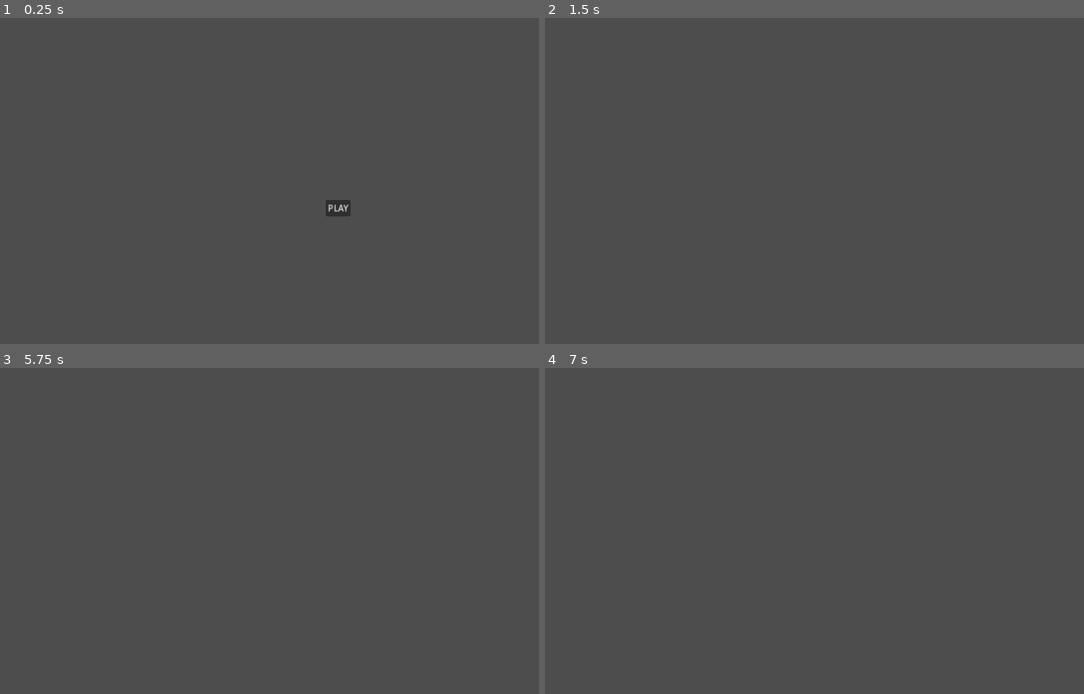
Above: before the commit, frames 1-4 (two rows, left to right).
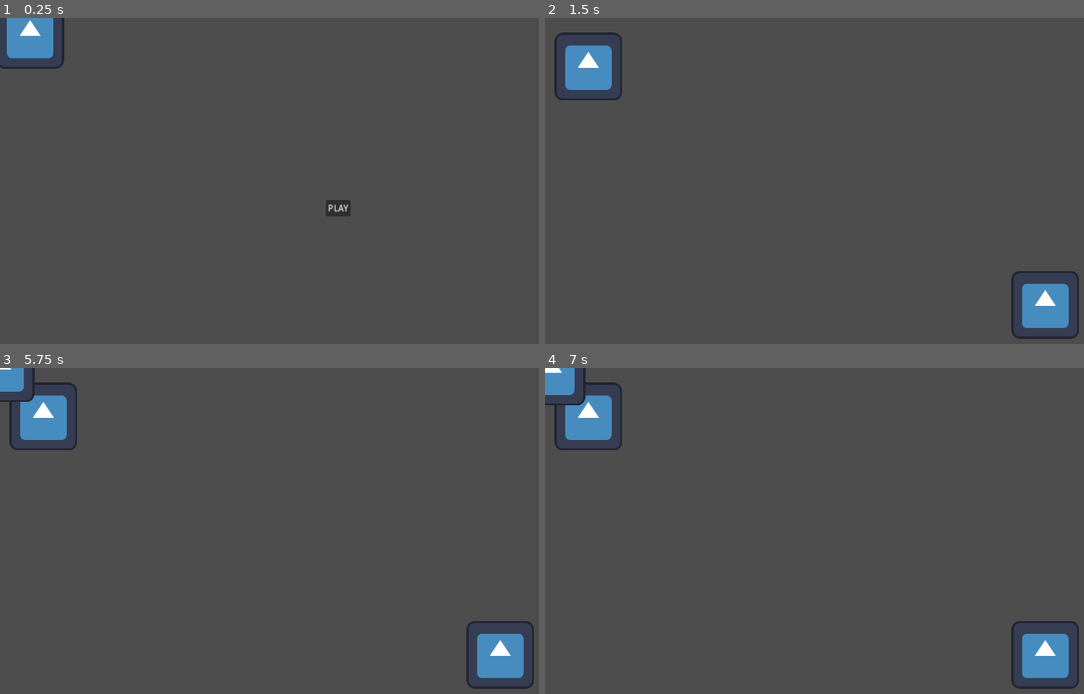
Above: after the commit, the same moments.

Repository: chip003/GDC-Lovefest
Game: Godot game, scene res://Scenes/MainMenu.tscn
Same seed, same stepped clock (60 frames per second), same inputs: the game is played once before the commit and once after it. The engine's default icon, where the game draws it, is replaced by a stand-in: a white triangle on a blue panel in a dark square.
Inputs:
- Up to frame 1 (0.25 s): no input
- Up to frame 2 (1.5 s): click "PLAY" at 0.5 s; tap Enter at 1.25 s
- Up to frame 3 (5.75 s): tap Space at 2, 3.5, 5 s; tap Enter at 2.75, 4.25 s
- Up to frame 4 (7 s): no input

The runs differ from the first frame. In frame 1, 1.2% of the frame differs, in the area x 0-12%, y 0-16%; in frame 2, 3.0%; in frame 3, 3.3%; in frame 4, 3.4%, in the area x 0-100%, y 0-99%.

Commit message:
EnemySpawner and TestTarget

Diff:
--- /dev/null
+++ b/Scenes/Enemy/Enemy.gd
@@ -0,0 +1,24 @@
+extends Node2D
+
+var target
+var target_position = Vector2() # Target's position
+var speed = 10
+
+# Called when the node enters the scene tree for the first time.
+func _ready():
+	pass
+
+# Called every frame. 'delta' is the elapsed time since the previous frame.
+func _process(delta):
+	update_target_position()
+	move_towards_target(delta)
+
+
+func update_target_position():
+	var targets = get_tree().get_nodes_in_group("TestTarget")
+	if targets.size() > 0:
+		target_position = targets[0].position
+
+func move_towards_target(delta):
+	var direction = (target_position - position).normalized()
+	position += direction * speed * delta
--- /dev/null
+++ b/Scenes/Enemy/Enemy.tscn
@@ -0,0 +1,21 @@
+[gd_scene load_steps=4 format=3 uid="uid://g3xo4lcoqj02"]
+
+[ext_resource type="Script" path="res://Scenes/Enemy/Enemy.gd" id="1_dglfo"]
+[ext_resource type="Texture2D" uid="uid://cclwqfyy4h822" path="res://icon.svg" id="2_ofru7"]
+
+[sub_resource type="SpriteFrames" id="SpriteFrames_80snk"]
+animations = [{
+"frames": [{
+"duration": 1.0,
+"texture": ExtResource("2_ofru7")
+}],
+"loop": true,
+"name": &"default",
+"speed": 5.0
+}]
+
+[node name="Node2D" type="Node2D"]
+script = ExtResource("1_dglfo")
+
+[node name="AnimatedSprite2D" type="AnimatedSprite2D" parent="."]
+sprite_frames = SubResource("SpriteFrames_80snk")
--- /dev/null
+++ b/Scenes/Enemy/TestEnemyTarget.gd
@@ -0,0 +1,11 @@
+extends Node2D
+
+
+# Called when the node enters the scene tree for the first time.
+func _ready():
+	add_to_group("TestTarget")
+
+
+# Called every frame. 'delta' is the elapsed time since the previous frame.
+func _process(delta):
+	pass
--- /dev/null
+++ b/Scenes/Enemy/TestEnemyTarget.tscn
@@ -0,0 +1,22 @@
+[gd_scene load_steps=4 format=3 uid="uid://b8gir8rdihpu2"]
+
+[ext_resource type="Script" path="res://Scenes/Enemy/TestEnemyTarget.gd" id="1_er2xf"]
+[ext_resource type="Texture2D" uid="uid://cclwqfyy4h822" path="res://icon.svg" id="1_gjbwc"]
+
+[sub_resource type="SpriteFrames" id="SpriteFrames_8kod8"]
+animations = [{
+"frames": [{
+"duration": 1.0,
+"texture": ExtResource("1_gjbwc")
+}],
+"loop": true,
+"name": &"default",
+"speed": 5.0
+}]
+
+[node name="Node2D" type="Node2D"]
+position = Vector2(617, 335)
+script = ExtResource("1_er2xf")
+
+[node name="AnimatedSprite2D" type="AnimatedSprite2D" parent="."]
+sprite_frames = SubResource("SpriteFrames_8kod8")
--- /dev/null
+++ b/Scenes/EnemySpawner/EnemySpawner.gd
@@ -0,0 +1,56 @@
+extends Node
+
+const MAX_ENEMY = 3
+var last_spawn_time
+var spawn_delay = 5 # seconds
+var last_move_time
+var move_delay = 10 # seconds
+var enemy_file_paths = []
+var enemy_instances = []
+const enemy_file_path = "res://Scenes/Enemy/Enemy.tscn"
+
+var min_x = -100
+var max_x = 100
+var min_y = -100
+var max_y = 100
+
+
+func _ready():
+	last_spawn_time = Time.get_ticks_msec()
+	last_move_time = Time.get_ticks_msec()
+
+func _process(delta):
+	var current_time = Time.get_ticks_msec()
+	if current_time - last_spawn_time > spawn_delay*1000 and len(enemy_instances) < MAX_ENEMY:
+		spawn_enemy()
+		last_spawn_time = current_time
+	if current_time - last_move_time*1000 > move_delay:
+		move_spawner_to_random_position()
+		last_move_time = current_time
+
+
+func spawn_enemy():
+	var enemy_scene = preload(enemy_file_path)
+	var enemy_instance = enemy_scene.instantiate()
+	get_tree().get_root().add_child(enemy_instance)
+	enemy_instances.append(enemy_instance)
+
+
+func move_spawner_to_random_position():
+	# Randomly choose a side: 0 = top, 1 = bottom, 2 = left, 3 = right
+	var side = randi() % 4
+	var new_position = Vector2()
+	match side:
+		0: # Top
+			new_position.x = randf_range(min_x, max_x)
+			new_position.y = min_y
+		1: # Bottom
+			new_position.x = randf_range(min_x, max_x)
+			new_position.y = max_y
+		2: # Left
+			new_position.x = min_x
+			new_position.y = randf_range(min_y, max_y)
+		3: # Right
+			new_position.x = max_x
+			new_position.y = randf_range(min_y, max_y)
+	self.position = new_position
--- /dev/null
+++ b/Scenes/EnemySpawner/EnemySpawner.tscn
@@ -0,0 +1,21 @@
+[gd_scene load_steps=4 format=3 uid="uid://ccvk8gfcixoav"]
+
+[ext_resource type="Script" path="res://Scenes/EnemySpawner/EnemySpawner.gd" id="1_wk8nj"]
+[ext_resource type="Texture2D" uid="uid://cclwqfyy4h822" path="res://icon.svg" id="2_n4eix"]
+
+[sub_resource type="SpriteFrames" id="SpriteFrames_0pfer"]
+animations = [{
+"frames": [{
+"duration": 1.0,
+"texture": ExtResource("2_n4eix")
+}],
+"loop": true,
+"name": &"default",
+"speed": 5.0
+}]
+
+[node name="Node2D" type="Node2D"]
+script = ExtResource("1_wk8nj")
+
+[node name="AnimatedSprite2D" type="AnimatedSprite2D" parent="."]
+sprite_frames = SubResource("SpriteFrames_0pfer")
--- a/Scenes/MainMenu.tscn
+++ b/Scenes/MainMenu.tscn
@@ -1,6 +1,7 @@
-[gd_scene load_steps=2 format=3 uid="uid://dngjalu4j5n3t"]
+[gd_scene load_steps=3 format=3 uid="uid://dngjalu4j5n3t"]
 
 [ext_resource type="Script" path="res://Scenes/MainMenu.gd" id="1_36m2r"]
+[ext_resource type="PackedScene" uid="uid://ccvk8gfcixoav" path="res://Scenes/EnemySpawner/EnemySpawner.tscn" id="2_gbc8i"]
 
 [node name="MainMenu" type="Node2D"]
 script = ExtResource("1_36m2r")
@@ -24,4 +25,7 @@
 text = "PLAY
 "
 
+[node name="EnemySpawner" parent="." instance=ExtResource("2_gbc8i")]
+position = Vector2(57, 32)
+
 [connection signal="pressed" from="CanvasLayer/CenterContainer/VBoxContainer/Button" to="." method="_on_button_pressed"]
--- a/Scenes/PlayArea.tscn
+++ b/Scenes/PlayArea.tscn
@@ -1,3 +1,12 @@
-[gd_scene format=3 uid="uid://du8q8em1w5nit"]
+[gd_scene load_steps=3 format=3 uid="uid://du8q8em1w5nit"]
+
+[ext_resource type="PackedScene" uid="uid://b8gir8rdihpu2" path="res://Scenes/Enemy/TestEnemyTarget.tscn" id="1_6kbef"]
+[ext_resource type="PackedScene" uid="uid://ccvk8gfcixoav" path="res://Scenes/EnemySpawner/EnemySpawner.tscn" id="2_70cjn"]
 
 [node name="PlayArea" type="Node2D"]
+
+[node name="TestTarget" parent="." instance=ExtResource("1_6kbef")]
+position = Vector2(946, 542)
+
+[node name="EnemySpawner" parent="." instance=ExtResource("2_70cjn")]
+position = Vector2(82, 92)
